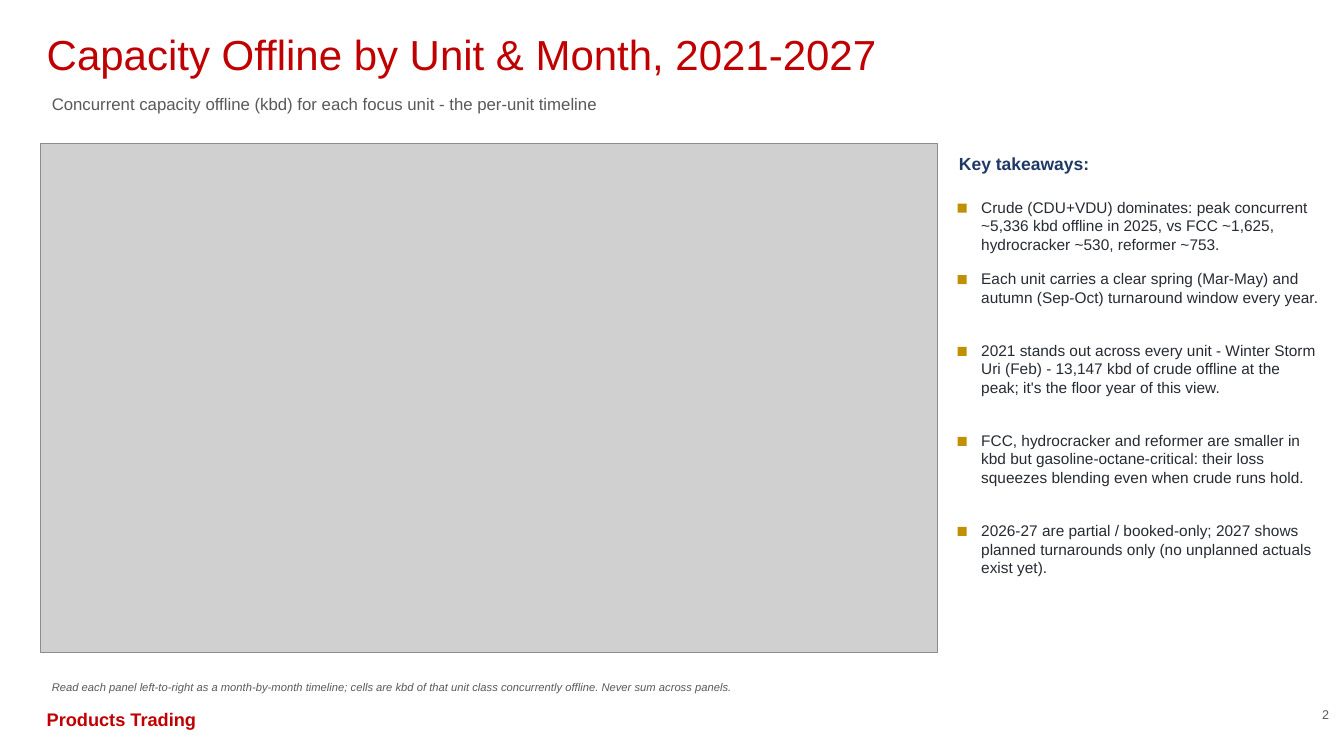
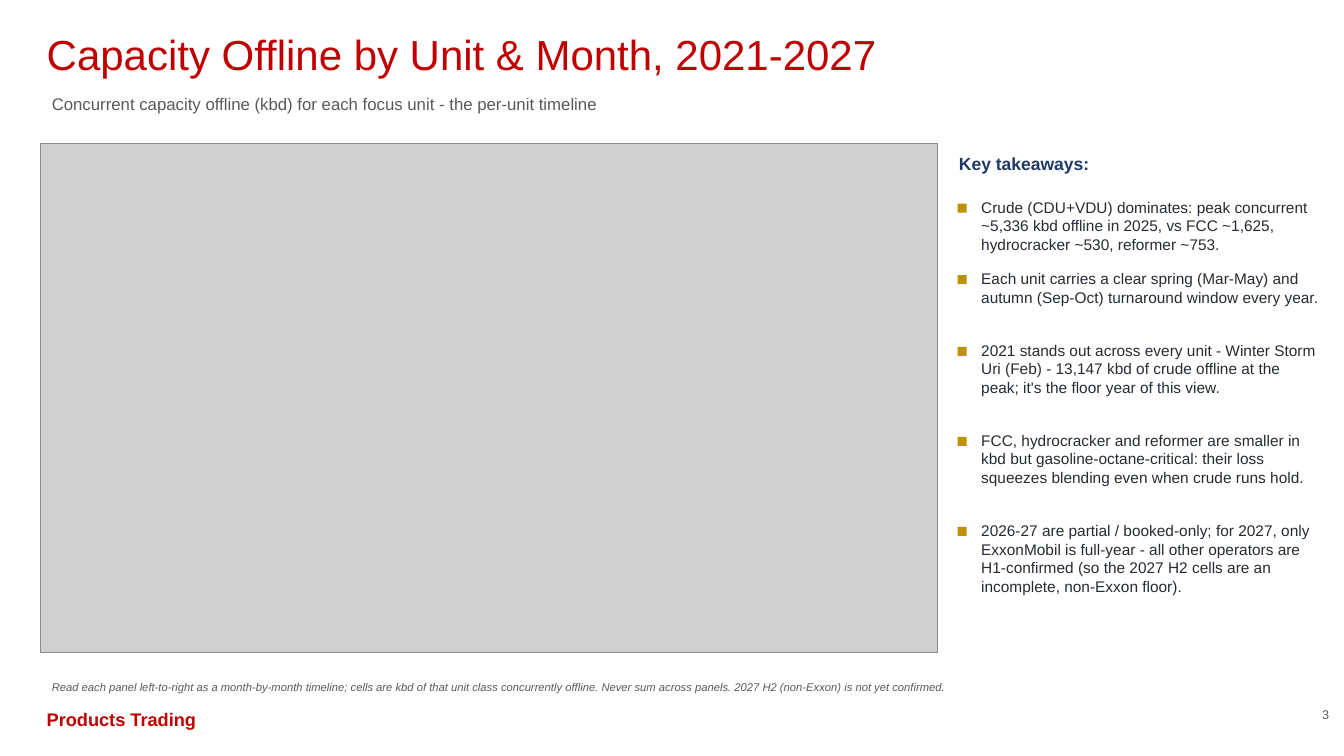
Before and after one commit to HoldenCole/Outages-script, a slide deck: slide 4 of output/outage_deck.pptx (slide 3 before the commit). Drawn at 1344x756 pixels with LibreOffice and Linux fonts; fonts in the diff are those of the drawing; grey boxes stand for pictures. Boxes give left, top, right and bottom in pixels: in the first picture for what was removed or moved away, otherwise in the second. Text is boxed around its words. In the diff, an @@ line names an element or a change of style, - is before the commit and + after.

```diff
--- a/output/outage_deck.pptx
+++ b/output/outage_deck.pptx
@@ text at (981, 525, 1309, 595): text changed @@
-2026-27 are partial / booked-only; 2027 shows planned turnarounds only (no unplanned actuals exist yet).
+2026-27 are partial / booked-only; for 2027, only ExxonMobil is full-year - all other operators are H1-confirmed (so the 2027 H2 cells are an incomplete, non-Exxon floor).
@@ text at (52, 683, 944, 694): text changed @@
-Read each panel left-to-right as a month-by-month timeline; cells are kbd of that unit class concurrently offline. Never sum across panels.
+Read each panel left-to-right as a month-by-month timeline; cells are kbd of that unit class concurrently offline. Never sum across panels. 2027 H2 (non-Exxon) is not yet confirmed.
```
Also in this commit, not shown: 6 other slides changed, 1 slide added, 4 other files.
